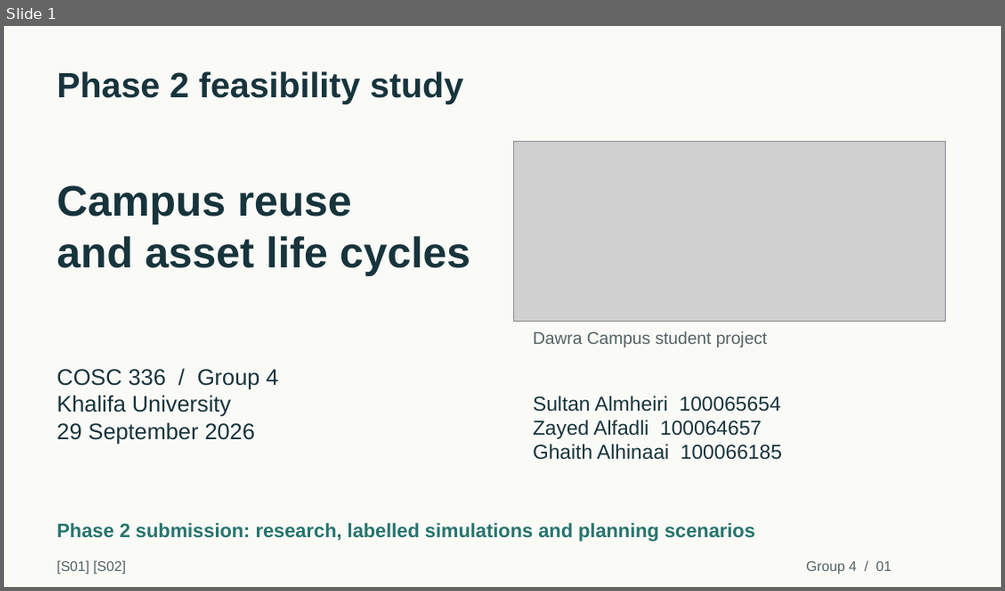
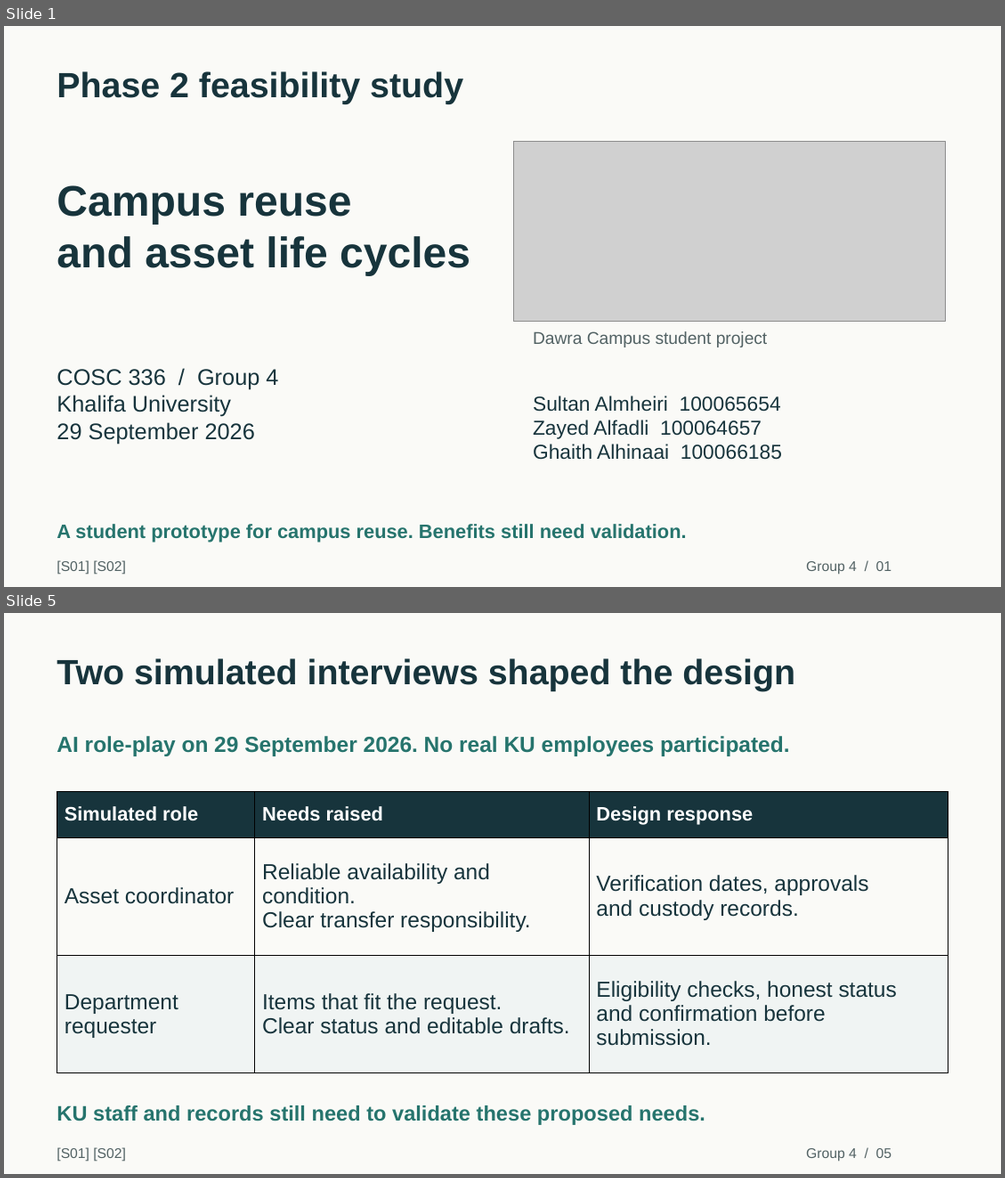
Before and after one commit to duqins/ITS, a slide deck: docs/phase2/final/Dawra_Campus_Phase2_Presentation.pptx. Shown one above the other, each under a label of ours: slide 1 before the commit, slides 1 and 5 after it; the slides between them are not shown. The pictures are 1005x591 and 1005x1178 pixels, drawn with LibreOffice and Linux fonts; fonts in the diff are those of the drawing; grey boxes stand for pictures. Boxes give left, top, right and bottom in pixels: in the first picture for what was removed or moved away, otherwise in the second. Text is boxed around its words. In the diff, an @@ line names an element or a change of style, - is before the commit and + after.

Commit message:
docs(phase2): shorten class presentation to 12 slides

```diff
--- a/docs/phase2/final/Dawra_Campus_Phase2_Presentation.pptx
+++ b/docs/phase2/final/Dawra_Campus_Phase2_Presentation.pptx
@@ slide 5 added at box(4, 613, 1001, 1174), background #FAFAF7 @@
@@ text added at box(57, 658, 795, 691), 33.8 pt, text #17343C, bold @@
+Two simulated interviews shaped the design
@@ text added at box(57, 736, 790, 756), 21 pt, text #26746D, bold @@
+AI role-play on 29 September 2026. No real KU employees participated.
@@ table added at box(57, 792, 948, 1073), 3 rows, 3 columns @@
+Simulated role | Needs raised | Design response
+Asset coordinator | Reliable availability and condition. / Clear transfer responsibility. | Verification dates, approvals / and custody records.
+Department requester | Items that fit the request. / Clear status and editable drafts. | Eligibility checks, honest status / and confirmation before submission.
@@ text added at box(57, 1105, 705, 1125), 20.2 pt, text #26746D, bold @@
+KU staff and records still need to validate these proposed needs.
@@ text added at box(57, 1147, 126, 1161), 13.5 pt, text #526264 @@
+[S01] [S02]
@@ text added at box(806, 1148, 891, 1161), 13.5 pt, text #526264 @@
+Group 4 / 05
@@ slide 1 changed as well @@
@@ text at box(57, 524, 687, 542): text changed @@
-Phase 2 submission: research, labelled simulations and planning scenarios
+A student prototype for campus reuse. Benefits still need validation.
```
Also in this commit, not shown: 3 other slides changed, 7 other slides added, 48 slides removed, 3 other files.
